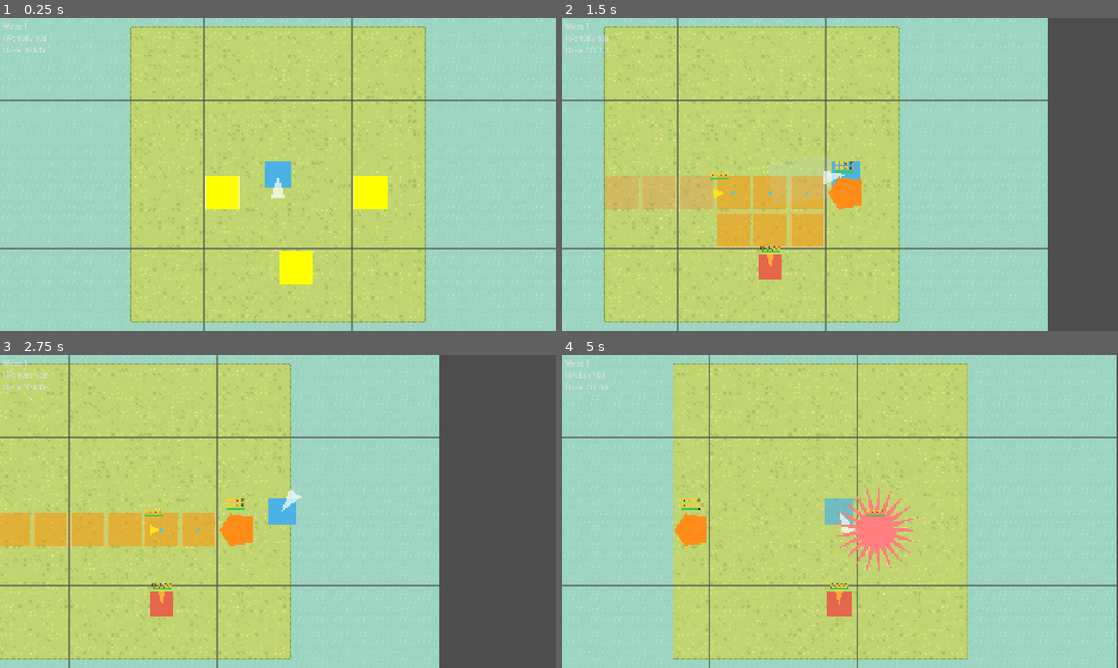
Above: before the commit, frames 1-4 (two rows, left to right).
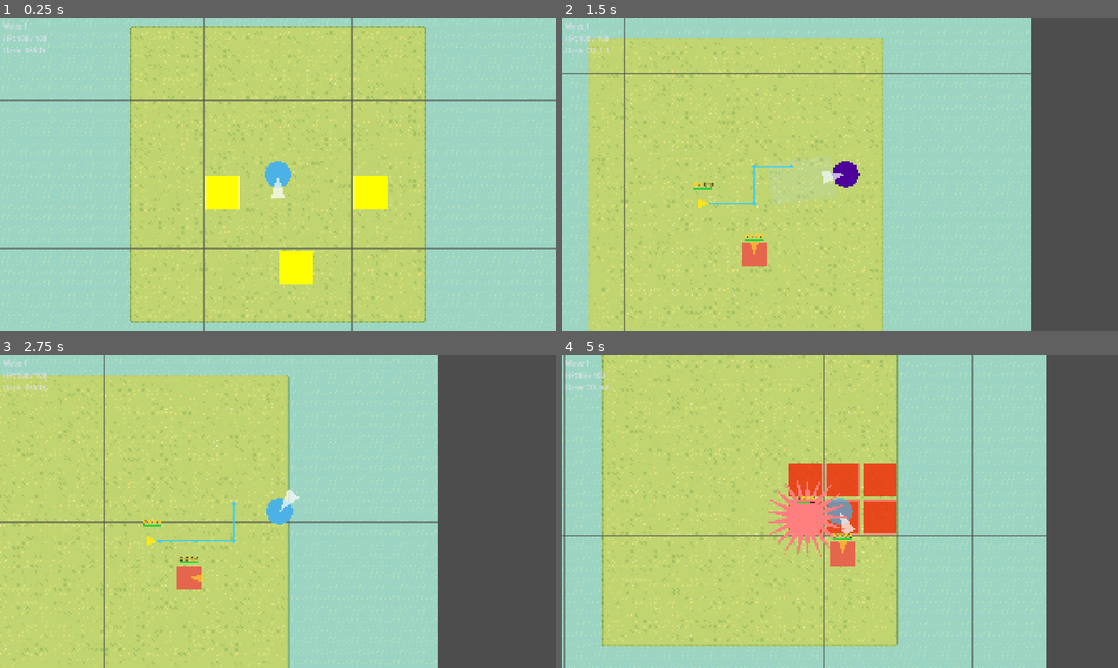
Above: after the commit, the same moments.

Repository: tomchang25/dash-and-slash
Game: Godot game, scene res://game/scenes/stages/dash_and_slash_arena.tscn
The game is run twice, just before and just after one commit, with the same random seed, the same clock (stepped at 60 frames per second) and the same inputs.
Inputs (mouse positions are in pixels of both pictures, inside the frame that each line leads up to):
- Up to frame 1 (0.25 s): no input
- Up to frame 2 (1.5 s): tap Enter at 0.5 s; move the mouse to (962, 158) at 0.52 s; hold D (move_right) 0.53-1.25 s; hold Space (dash) 0.53-1.25 s; click (962, 158) at 0.67 s; drag from (728, 190) to (862, 174) at 1.27 s
- Up to frame 3 (2.75 s): move the mouse to (333, 442) at 2.02 s; hold D (move_right) from 2.03 s (still down); hold Space (dash) from 2.03 s (still down)
- Up to frame 4 (5 s): release D (move_right) at 2.75 s; release Space (dash) at 2.75 s; drag from (812, 574) to (717, 530) at 2.77 s; move the mouse to (1006, 558) at 3.52 s; hold A (move_left) 3.53-4.25 s; hold Space (dash) 3.53-4.25 s; tap Alt at 3.6 s; drag from (673, 464) to (851, 530) at 4.27 s

The runs differ from the first frame. In frame 1, less than 0.1% of the frame differs, in the area x 47-53%, y 45-55%; in frame 2, 25%; in frame 3, 15%; in frame 4, 51%, in the area x 0-100%, y 0-100%.

Commit message:
feat: add dash invuln and effect while tweak dash last time

Diff:
--- a/game/entities/player/player.gd
+++ b/game/entities/player/player.gd
@@ -8,15 +8,17 @@
 
 signal died(entity: Player)
 signal health_changed(current: float, maximum: float)
+signal dash_hit_landed
 
 const MOVE_SPEED := 440.0
 const DASH_SPEED := 1000.0
-const DASH_DURATION := 0.2
+const DASH_DURATION := 0.3
 const DASH_COOLDOWN := 2.0
 const ATTACK_DURATION := 0.25
 const ATTACK_RANGE := 152.0
 const ATTACK_CAPSULE_RADIUS := 64.0
 const ATTACK_CAPSULE_HEIGHT := 208.0
+const DASH_INVULN_EXTEND := 1.0
 
 # -- Exports --------------------------------------------------------------------
 @export var health: Health
@@ -43,6 +45,9 @@
 var _dash_cooldown_remaining := 0.0
 var _grid: GridArena
 var _hurt_tween: Tween
+var _dash_invulnerable := false
+var _dash_invuln_end_msec := 0
+var _dash_invuln_blink_tween: Tween
 
 
 func setup(grid: GridArena) -> void:
@@ -131,6 +136,24 @@
     _attack_hitbox.set_enabled(false)
     _reset_attack_vfx()
 
+
+func begin_dash_invulnerability() -> void:
+    _dash_invulnerable = true
+    _dash_invuln_end_msec = Time.get_ticks_msec() + int(DASH_DURATION * 1000.0)
+    _start_dash_invuln_blink()
+
+
+func extend_dash_invulnerability(extra_sec: float) -> void:
+    var new_end := Time.get_ticks_msec() + int(extra_sec * 1000.0)
+    if new_end > _dash_invuln_end_msec:
+        _dash_invuln_end_msec = new_end
+
+
+func end_dash_invulnerability() -> void:
+    _dash_invulnerable = false
+    _dash_invuln_end_msec = 0
+    _stop_dash_invuln_blink()
+
 # == Combat helpers =============================================================
 
 
@@ -156,6 +179,37 @@
     _attack_vfx.modulate = Color(1.0, 1.0, 1.0, 0.85)
     _attack_vfx.scale = Vector2.ONE
 
+# == Dash invulnerability ==
+
+
+func _start_dash_invuln_blink() -> void:
+    _stop_dash_invuln_blink()
+    _dash_invuln_blink_tween = create_tween()
+    _dash_invuln_blink_tween.set_loops()
+    var colors := [
+        Color(1, 0, 0),
+        Color(1, 1, 0),
+        Color(0, 1, 0),
+        Color(0, 1, 1),
+        Color(0, 0, 1),
+        Color(1, 0, 1),
+    ]
+    for c in colors:
+        _dash_invuln_blink_tween.tween_property(_body, "modulate", c, 0.15)
+
+
+func _stop_dash_invuln_blink() -> void:
+    if _dash_invuln_blink_tween != null and _dash_invuln_blink_tween.is_valid():
+        _dash_invuln_blink_tween.kill()
+        _dash_invuln_blink_tween = null
+    if _body != null:
+        _body.modulate = Color.WHITE
+
+
+func _update_dash_invulnerability() -> void:
+    if _dash_invulnerable and Time.get_ticks_msec() >= _dash_invuln_end_msec:
+        end_dash_invulnerability()
+
 # -- Lifecycle --
 
 
@@ -173,6 +227,7 @@
 
     if _hurtbox != null:
         _hurtbox.hit_received.connect(_on_hit_received)
+    _dash_hitbox.hit_landed.connect(_on_dash_hitbox_hit_landed)
 
     if _camera != null:
         _camera.make_current()
@@ -190,6 +245,7 @@
         _grid.set_player_cell(global_position)
 
     update_aim_visual()
+    _update_dash_invulnerability()
     move_and_slide()
 
 
@@ -198,11 +254,12 @@
         _attack_requested = true
     elif event.is_action_pressed("dash"):
         _dash_requested = true
-        var mv_dir := Input.get_vector("move_left", "move_right", "move_up", "move_down")
-        _dash_requested_dir = get_aim_direction() if mv_dir == Vector2.ZERO else mv_dir
+        _dash_requested_dir = get_aim_direction()
 
 
 func _on_hit_received(amount: float, source: Node, _guard_damage_profile: int) -> void:
+    if _dash_invulnerable and Time.get_ticks_msec() < _dash_invuln_end_msec:
+        return
     if health != null:
         health.take_damage(amount, source)
 
@@ -239,3 +296,7 @@
                 _body.modulate = Color.WHITE,
         CONNECT_ONE_SHOT,
     )
+
+
+func _on_dash_hitbox_hit_landed(_target: Hurtbox) -> void:
+    dash_hit_landed.emit()
--- a/game/entities/player/player.tscn
+++ b/game/entities/player/player.tscn
@@ -38,7 +38,7 @@
 [node name="Body" type="Polygon2D" parent="." unique_id=863972589]
 unique_name_in_owner = true
 color = Color(0.3, 0.7, 0.9, 1)
-polygon = PackedVector2Array(-48, -48, 48, -48, 48, 48, -48, 48)
+polygon = PackedVector2Array(48, 0, 34, 34, 0, 48, -34, 34, -48, 0, -34, -34, 0, -48, 34, -34)
 metadata/_edit_lock_ = true
 
 [node name="CollisionShape2D" type="CollisionShape2D" parent="." unique_id=950988100]
--- a/game/entities/player/states/player_dash_state.gd
+++ b/game/entities/player/states/player_dash_state.gd
@@ -5,6 +5,7 @@
 
 var _timer: Timer
 var _dash_dir: Vector2
+var _dash_hit_landed := false
 
 
 func _init() -> void:
@@ -12,6 +13,10 @@
 
 
 func _enter() -> void:
+    _dash_hit_landed = false
+    if not player.dash_hit_landed.is_connected(_on_dash_hit_landed):
+        player.dash_hit_landed.connect(_on_dash_hit_landed)
+    player.begin_dash_invulnerability()
     player.enable_dash_hitbox()
     _dash_dir = player.consume_dash_direction()
     player.velocity = _dash_dir * player.DASH_SPEED
@@ -28,6 +33,10 @@
 
 func _exit() -> void:
     player.disable_dash_hitbox()
+    if player.dash_hit_landed.is_connected(_on_dash_hit_landed):
+        player.dash_hit_landed.disconnect(_on_dash_hit_landed)
+    if not _dash_hit_landed:
+        player.end_dash_invulnerability()
     if _timer != null and is_instance_valid(_timer):
         _timer.queue_free()
         _timer = null
@@ -35,3 +44,8 @@
 
 func _on_timer_timeout() -> void:
     change_state(PlayerStateId.IDLE)
+
+
+func _on_dash_hit_landed() -> void:
+    _dash_hit_landed = true
+    player.extend_dash_invulnerability(player.DASH_INVULN_EXTEND)
